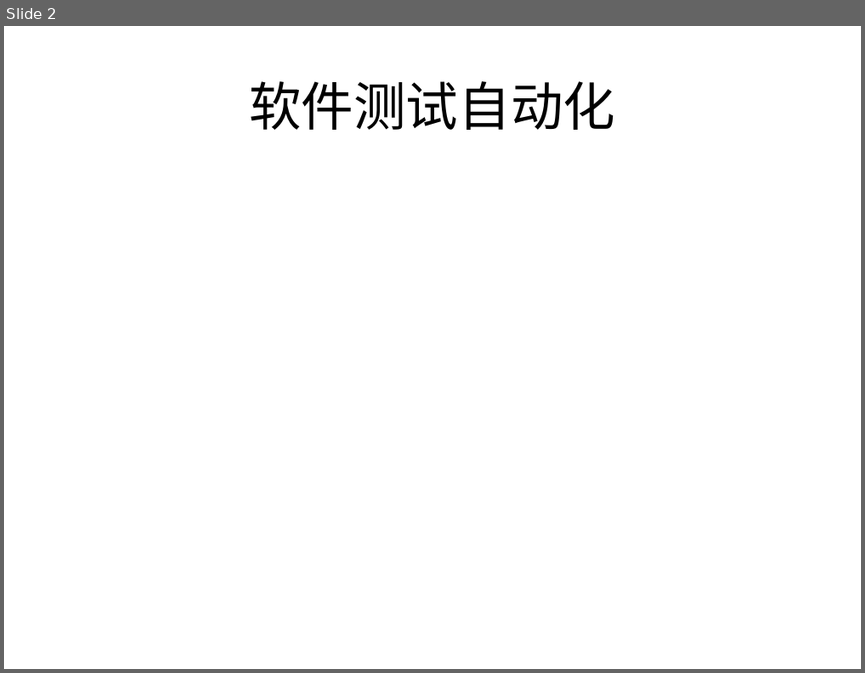
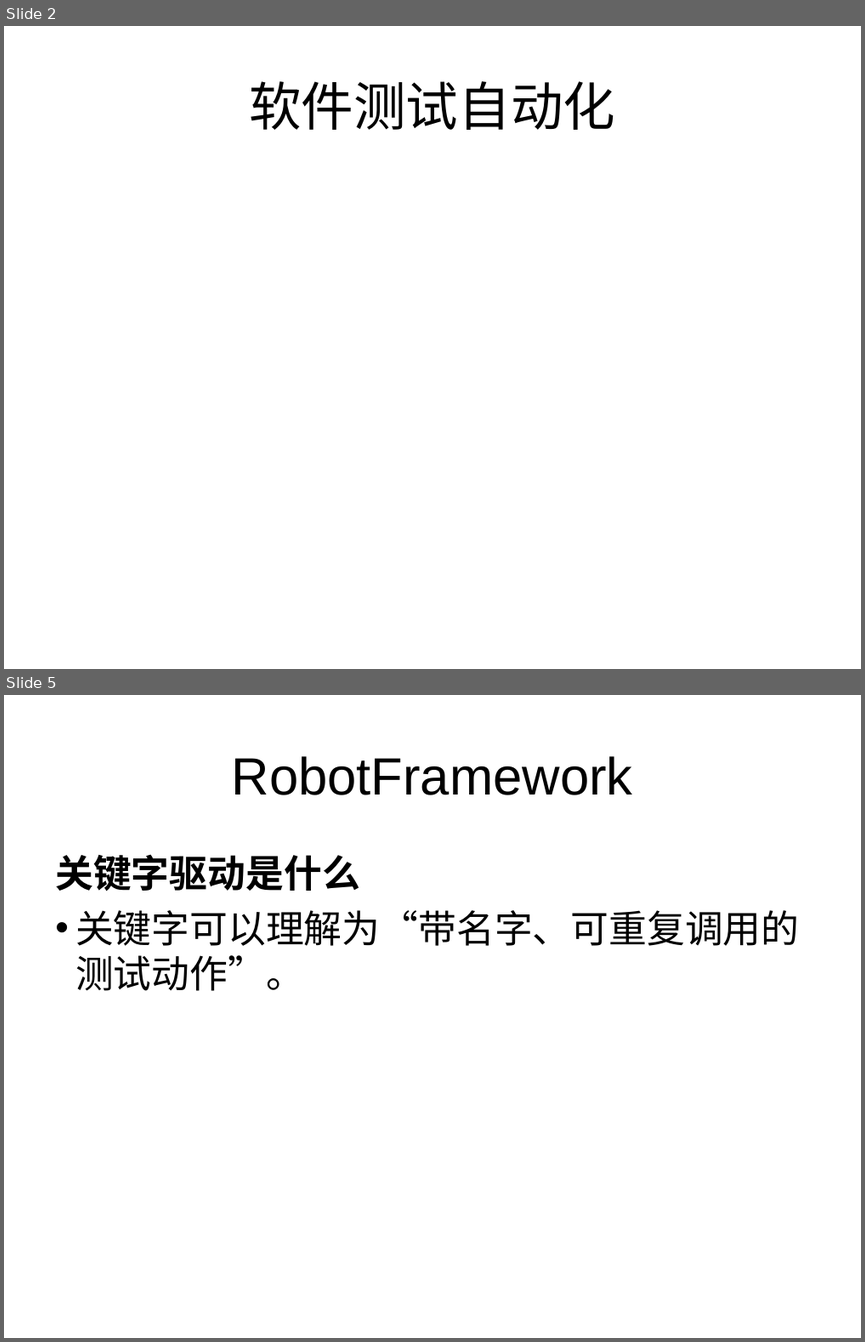
Before and after one commit to CC-coder-GSG/SurveyMasterAutoTesting, a slide deck: docs/测量大师自动化测试.ppt. Shown one above the other, each under a label of ours: slide 2 before the commit, slides 2 and 5 after it; the slides between them are not shown. The pictures are 865x673 and 865x1342 pixels, drawn with LibreOffice and Linux fonts; fonts in the diff are those of the drawing. Boxes give left, top, right and bottom in pixels: in the first picture for what was removed or moved away, otherwise in the second. Text is boxed around its words. In the diff, an @@ line names an element or a change of style, - is before the commit and + after.

Commit message:
docs: add Robot Framework and Appium training materials

```diff
--- a/docs/测量大师自动化测试.ppt
+++ b/docs/测量大师自动化测试.ppt
@@ slide 5 added at (4,695,861,1338), background #FFFFFF @@
@@ title added at (232,756,633,795), 44 pt, text #000000 @@
+RobotFramework
@@ text added at (55,854,800,991), 32 pt, text #000000 @@
+关键字驱动是什么
+• 关键字可以理解为“带名字、可重复调用的测试动作”。
```
Also in this commit, not shown: 9 other slides added, 1 slide removed, 1 other file.
